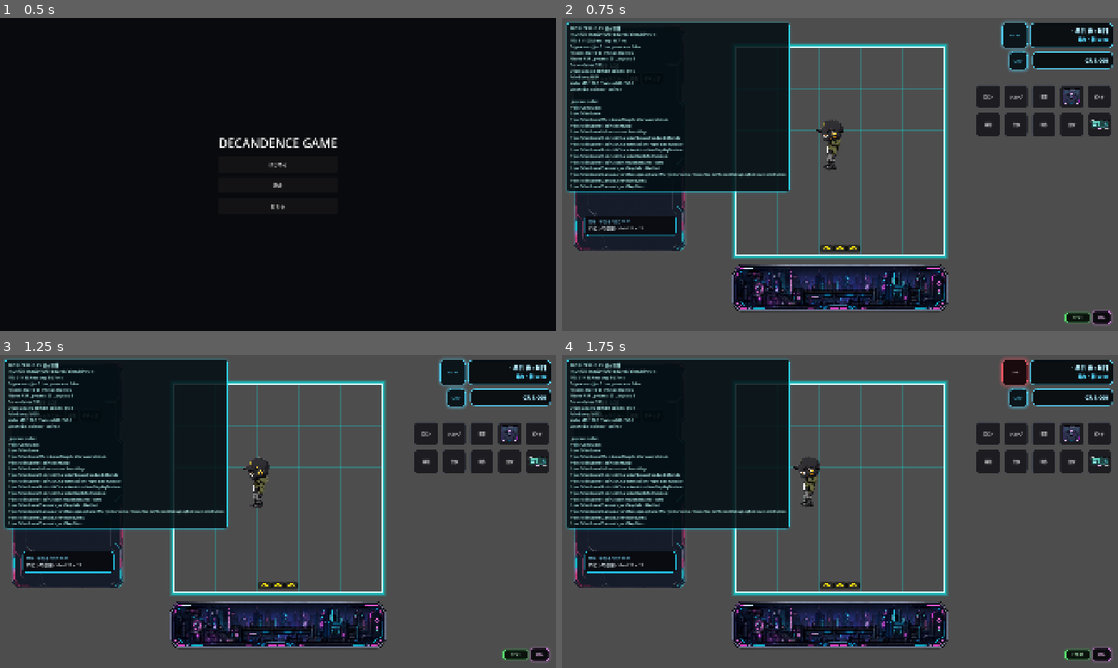
Above: before the commit, frames 1-4 (two rows, left to right).
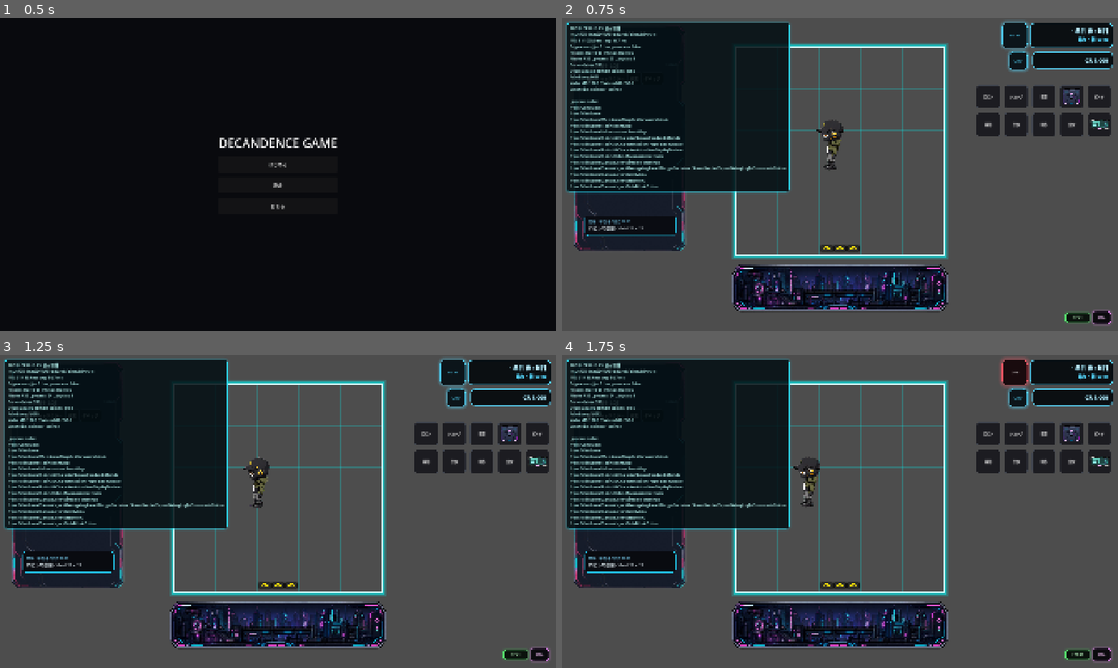
Above: after the commit, the same moments.

Repository: grimoire1089-coder/optimistic
Game: Godot game, scene res://Scenes/Boot/TitleScene.tscn
Same seed, same stepped clock (60 frames per second), same inputs: the game is played once before the commit and once after it. Sound files missing from this copy of the repository are replaced by a short silence.
Inputs:
- Up to frame 1 (0.5 s): no input
- Up to frame 2 (0.75 s): click "はじめる" at 0.5 s
- Up to frame 3 (1.25 s): no input
- Up to frame 4 (1.75 s): click "BGM" at 1.25 s

Frame 1 is identical in both runs. In frame 2, 0.7% of the frame differs, in the area x 4-41%, y 12-55%; in frame 3, 0.7%; in frame 4, 0.7%.

Commit message:
Remove depth sort module and restore chair drinking

Diff:
--- a/Scenes/Characters/Robin/RobinWanderActor.tscn
+++ b/Scenes/Characters/Robin/RobinWanderActor.tscn
@@ -20,7 +20,6 @@
 [ext_resource type="Script" path="res://Scripts/Characters/Modules/AICharacterHygieneBehaviorModule.gd" id="17_hygiene_behavior"]
 [ext_resource type="Script" path="res://Scripts/Characters/Modules/AICharacterShowerFeedbackModule.gd" id="18_shower_feedback"]
 [ext_resource type="Script" path="res://Scripts/Characters/Modules/AICharacterReadBookBehaviorModule.gd" id="19_read_book_behavior"]
-[ext_resource type="Script" path="res://Scripts/Characters/Modules/AICharacterDepthSortModule.gd" id="20_depth_sort"]
 
 [sub_resource type="RectangleShape2D" id="RectangleShape2D_robin_collision"]
 size = Vector2(96, 96)
@@ -99,7 +98,7 @@
 drink_duration_seconds = 3.0
 drink_sfx_path = "res://Assets/Audio/SFX/Game/drink.ogg"
 drink_sfx_delay_seconds = 0.75
-snap_to_connected_dining_seat_when_drinking = false
+snap_to_connected_dining_seat_when_drinking = true
 
 [node name="AICharacterHygieneBehaviorModule" type="Node" parent="." groups=["ai_movement_behavior"]]
 script = ExtResource("17_hygiene_behavior")
@@ -202,12 +201,6 @@
 item_center_offset = Vector2(0, -18)
 item_display_size = Vector2(70, 70)
 
-[node name="AICharacterDepthSortModule" type="Node" parent="."]
-script = ExtResource("20_depth_sort")
-room_map_path = NodePath("../../RobinRoomMap")
-actor_grid_footprint = Vector2i(2, 4)
-update_interval_seconds = 0.08
-
 [node name="RobinWalkSpriteAnimator" type="Node" parent="."]
 script = ExtResource("4_animator")
 sprite_path = NodePath("../Sprite2D")
Not shown: 1 places in Scenes/Characters/Robin/RobinWanderActor.tscn that only renumber resources
